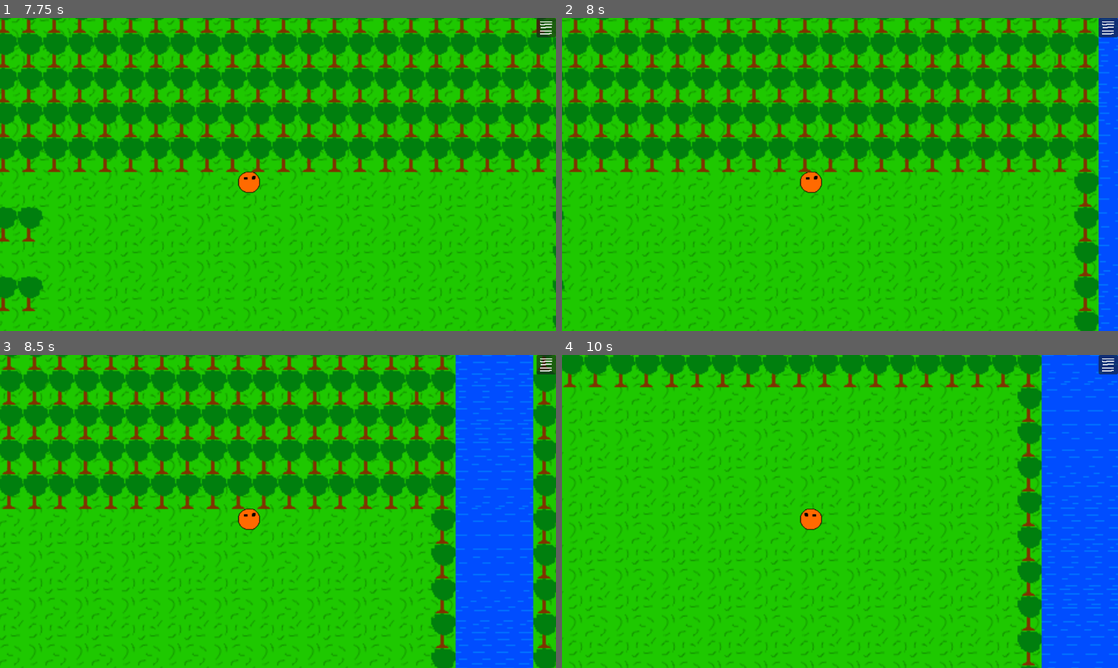
Above: before the commit, frames 1-4 (two rows, left to right).
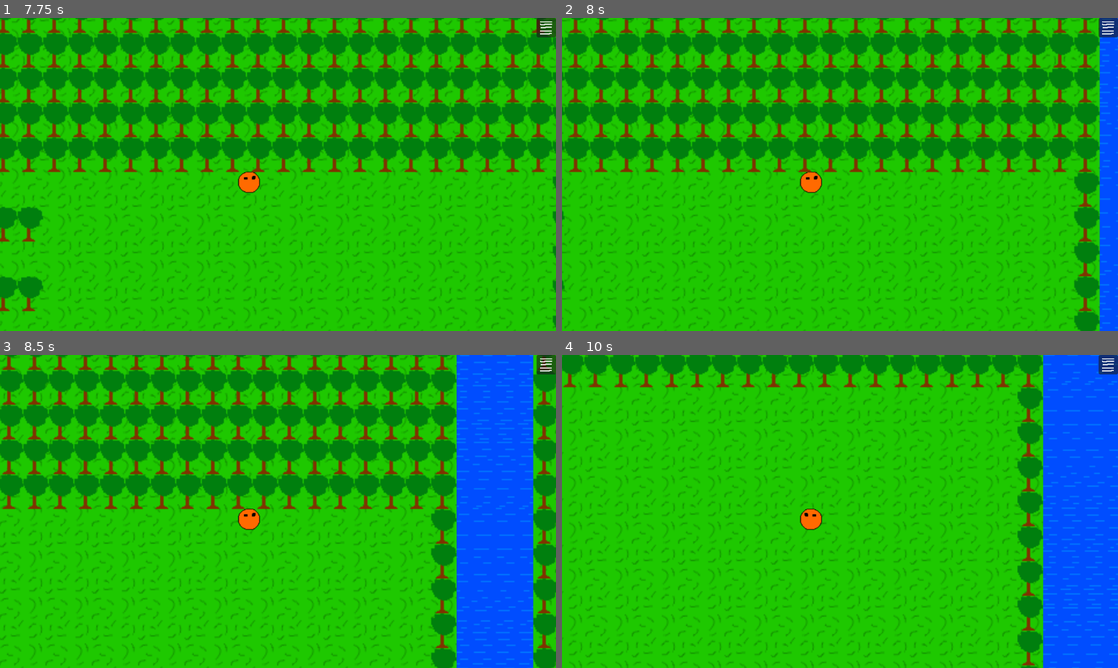
Above: after the commit, the same moments.

Repository: YCaTGameRT/SABox_World
Game: Godot game, scene res://scenes/main_menu.tscn
Two runs of this game, one before a commit and one after it. Both use one fixed random seed, a clock stepped at 60 frames per second and the inputs below.
Inputs (mouse positions are in pixels of both pictures, inside the frame that each line leads up to):
- Up to frame 1 (7.75 s): click (88, 146) at 0.5 s; tap Enter at 1.25, 2.75, 4.25 s; hold W (movement_up) 1.28-2.78 s; tap Space (play) at 1.35, 2, 2.1, 2.85, 3.5, 3.6, 4.35, 5.1, 5.85, 6.6, 7.35 s; hold A (movement_left) 2.78-4.28 s; hold S (movement_down) 4.28-5.03 s; hold D (movement_right) 5.03-5.78 s; hold W (movement_up) 5.78-6.53 s; hold D (movement_right) from 6.53 s (still down)
- Up to frame 2 (8 s): keep holding D (movement_right)
- Up to frame 3 (8.5 s): keep holding D (movement_right); tap Space (play) at 8.1 s
- Up to frame 4 (10 s): release D (movement_right) at 8.78 s; hold S (movement_down) 8.78-9.53 s; tap Space (play) at 8.85, 9.6 s; hold A (movement_left) from 9.53 s (still down)

Frame 1 is identical in both runs. In frame 2, 0.3% of the frame differs, in the area x 96-100%, y 0-100%; in frame 3, 0.3%; in frame 4, 0.4%, in the area x 86-93%, y 0-100%.

Commit message:
canvas moved

Diff:
--- /dev/null
+++ b/Saves/TABLE.tscn
@@ -0,0 +1,17 @@
+[gd_scene load_steps=3 format=3 uid="uid://ba8hb21dcinmw"]
+
+[ext_resource type="Texture2D" uid="uid://c5yw01ix6347l" path="res://Sprites/IN developing.png" id="1_vi66v"]
+
+[sub_resource type="RectangleShape2D" id="RectangleShape2D_uum1m"]
+size = Vector2(22, 30)
+
+[node name="StaticBody2D" type="StaticBody2D"]
+
+[node name="Sprite2D" type="Sprite2D" parent="."]
+position = Vector2(12, 15)
+scale = Vector2(0.375, 0.46875)
+texture = ExtResource("1_vi66v")
+
+[node name="CollisionShape2D" type="CollisionShape2D" parent="."]
+position = Vector2(12, 15)
+shape = SubResource("RectangleShape2D_uum1m")
--- a/scenes/sceneI.tscn
+++ b/scenes/sceneI.tscn
@@ -11,11 +11,12 @@
 [ext_resource type="PackedScene" uid="uid://bkqasubg5lw2f" path="res://Saves/Rock.tscn" id="7_xad8e"]
 [ext_resource type="Texture2D" uid="uid://dgqg3j42drakv" path="res://Sprites/water.png" id="8_c8smf"]
 [ext_resource type="Script" path="res://Scripts/River.gd" id="9_1lg83"]
+[ext_resource type="PackedScene" uid="uid://ba8hb21dcinmw" path="res://Saves/TABLE.tscn" id="9_rjo25"]
 [ext_resource type="Texture2D" uid="uid://b3i8imtqsxk8c" path="res://Sprites/arrow_button.png" id="10_j2jhc"]
 [ext_resource type="Texture2D" uid="uid://wcjvj5tk5n1p" path="res://Sprites/MenueB.png" id="13_y2d7u"]
 
 [sub_resource type="RectangleShape2D" id="RectangleShape2D_7ud1v"]
-size = Vector2(67, 1500)
+size = Vector2(66, 1500)
 
 [node name="Node2D" type="Node2D"]
 script = ExtResource("1_df3qd")
@@ -202,7 +203,7 @@
 position = Vector2(60, 330)
 
 [node name="maybeOak25" parent="canvas" instance=ExtResource("4_dd3sd")]
-position = Vector2(-394, 206)
+position = Vector2(-401, 206)
 
 [node name="Oak36" parent="canvas" instance=ExtResource("3_qwr6x")]
 position = Vector2(-6, 600)
@@ -994,7 +995,7 @@
 position = Vector2(-28, -30)
 
 [node name="NPC1" parent="canvas" instance=ExtResource("5_tfxpy")]
-position = Vector2(-424, 209)
+position = Vector2(-425, 213)
 
 [node name="Oak335" parent="canvas" instance=ExtResource("3_qwr6x")]
 position = Vector2(-50, 120)
@@ -6913,10 +6914,9 @@
 position = Vector2(654, 480)
 
 [node name="River" type="StaticBody2D" parent="canvas"]
-position = Vector2(626, 307)
+position = Vector2(627, 307)
 
 [node name="CollisionShape2D" type="CollisionShape2D" parent="canvas/River"]
-position = Vector2(0.5, 0)
 shape = SubResource("RectangleShape2D_7ud1v")
 
 [node name="Oak2327" parent="canvas" instance=ExtResource("3_qwr6x")]
@@ -7314,6 +7314,12 @@
 
 [node name="Oak2408" parent="canvas" instance=ExtResource("3_qwr6x")]
 position = Vector2(830, 120)
+
+[node name="Tabl2" parent="canvas" instance=ExtResource("9_rjo25")]
+position = Vector2(-375, 240)
+
+[node name="Tabl" parent="canvas" instance=ExtResource("9_rjo25")]
+position = Vector2(571, 390)
 
 [node name="background" type="Sprite2D" parent="."]
 z_index = -20
@@ -7325,8 +7331,8 @@
 
 [node name="river" type="Sprite2D" parent="."]
 texture_repeat = 2
-position = Vector2(626.5, 307)
-scale = Vector2(1.01515, 1)
+position = Vector2(627, 307)
+scale = Vector2(0.999999, 1)
 texture = ExtResource("8_c8smf")
 region_enabled = true
 region_rect = Rect2(0, 0, 66, 1500)
Binary file added: Sprites/IN developing.png
Not shown, added: Sprites/IN developing.png.import
Not shown: 1 places in scenes/sceneI.tscn that only renumber resources
